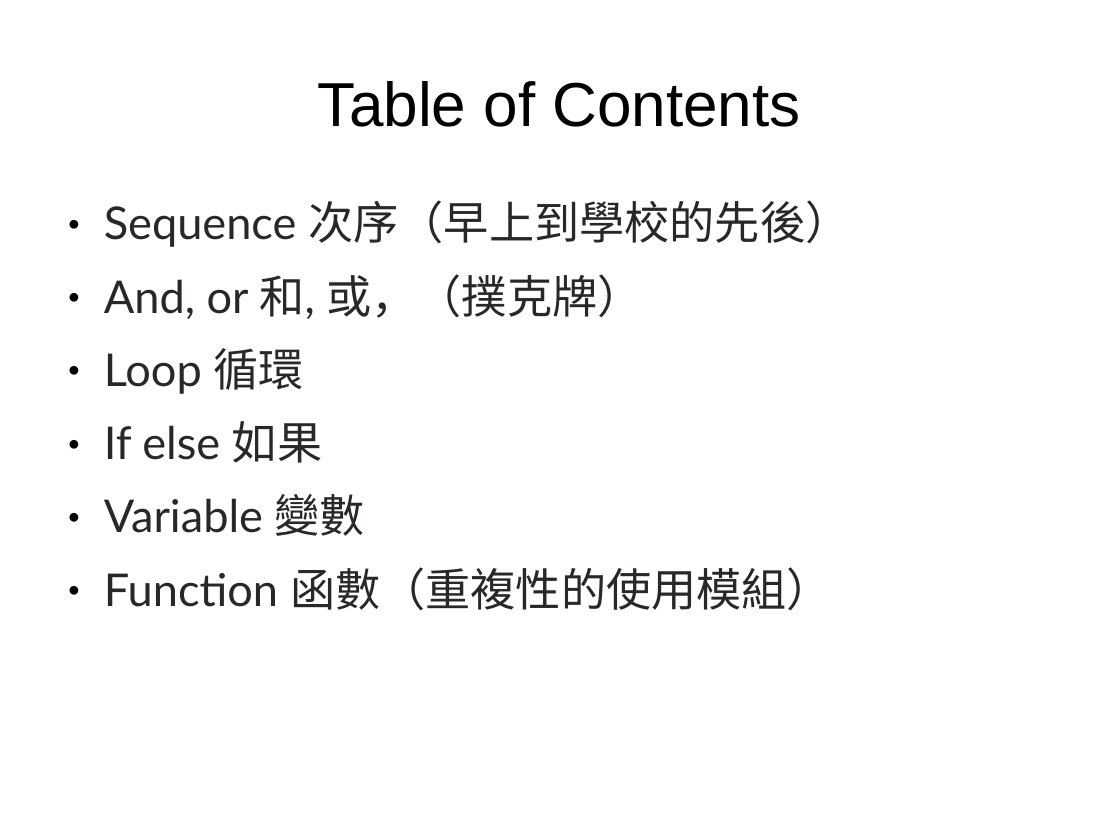
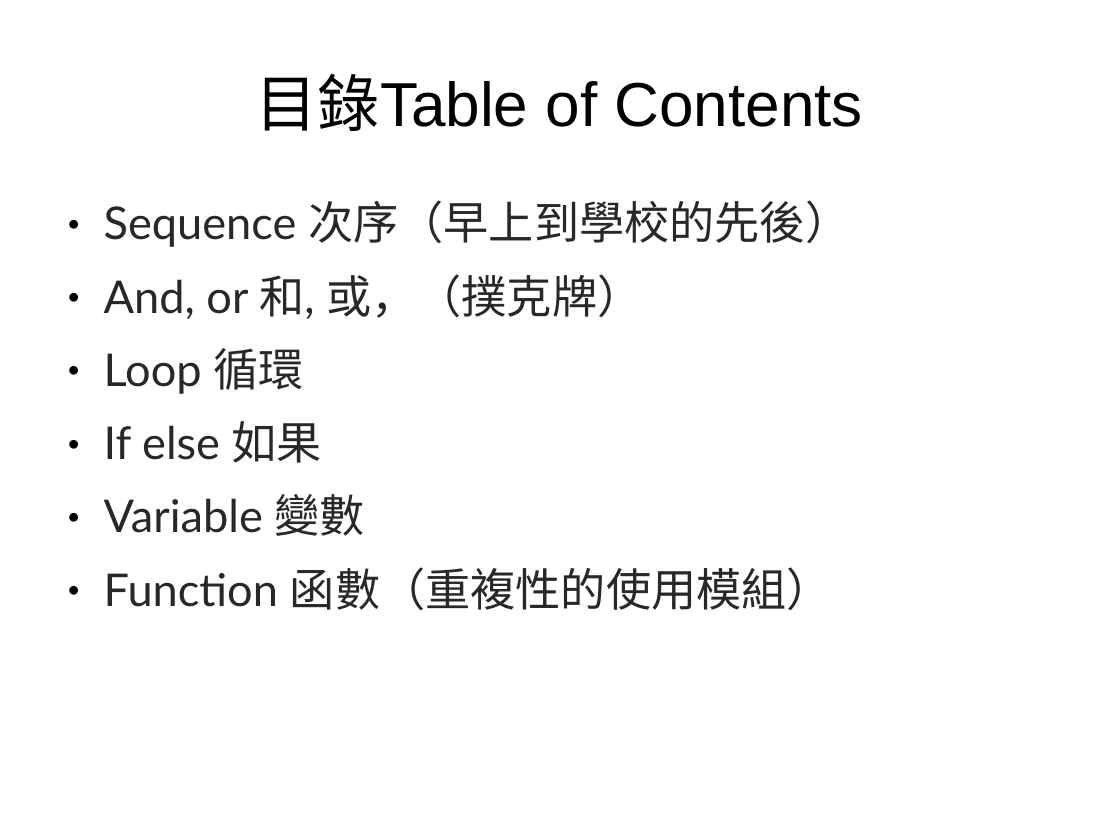
Before and after one commit to kienchen/tungli_ai, a slide deck: slide 2 of Programming/程式邏輯的介紹.ppt. Drawn at 1120x840 pixels with LibreOffice and Linux fonts; fonts in the diff are those of the drawing. Boxes give left, top, right and bottom in pixels: in the first picture for what was removed or moved away, otherwise in the second. Text is boxed around its words. In the diff, an @@ line names an element or a change of style, - is before the commit and + after.

```diff
--- a/Programming/程式邏輯的介紹.ppt
+++ b/Programming/程式邏輯的介紹.ppt
@@ title at (256, 73, 863, 131): text changed @@
-Table of Contents
+目錄Table of Contents
```
Also in this commit, not shown: 5 other slides changed, 1 slide added, 1 slide removed.
